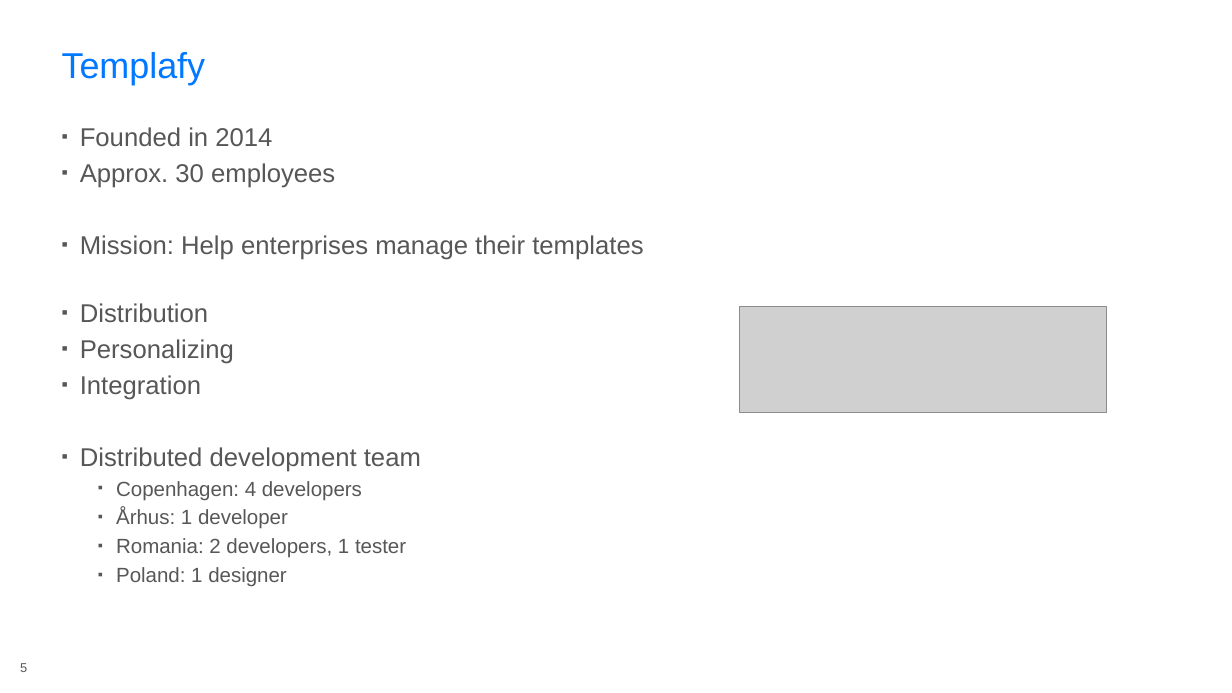
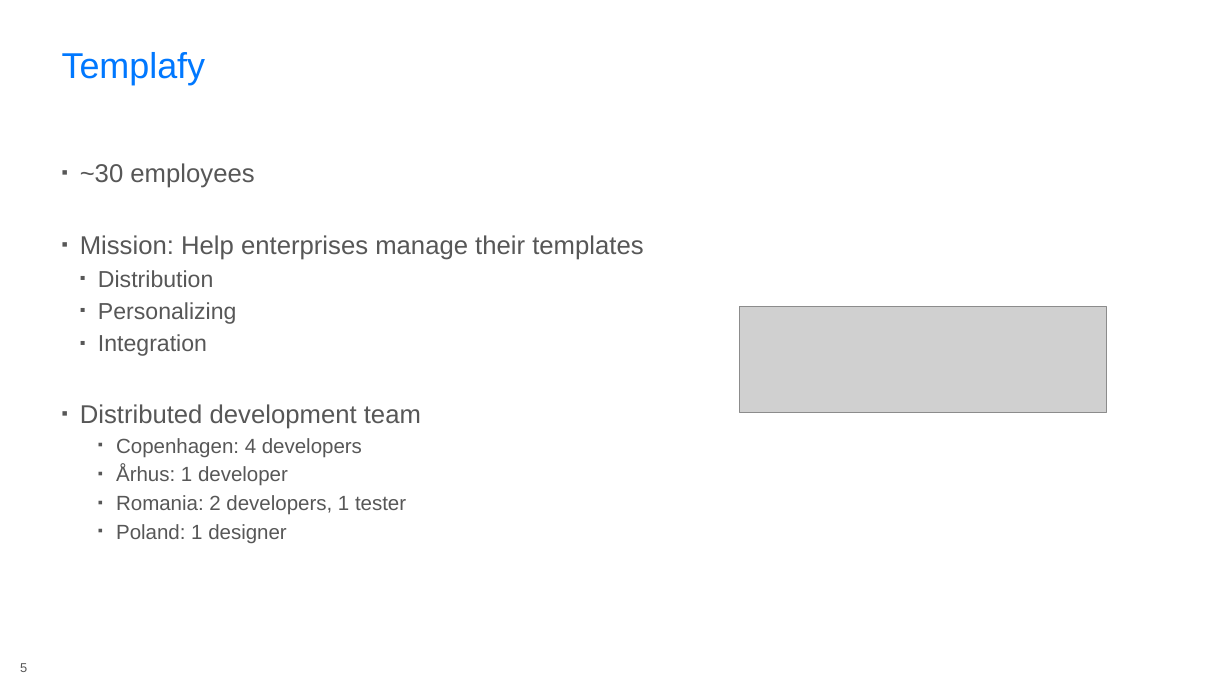
Before and after one commit to rasmuskl/react-webpack-typescript, a slide deck: slide 5 of 20170331-microsoft-60min/_notes/Presentation.pptx. Drawn at 1232x693 pixels with LibreOffice and Linux fonts; fonts in the diff are those of the drawing; grey boxes stand for pictures; background and template pictures are left out. Boxes give left, top, right and bottom in pixels: in the first picture for what was removed or moved away, otherwise in the second. Text is boxed around its words. In the diff, an @@ line names an element or a change of style, - is before the commit and + after.

```diff
--- a/20170331-microsoft-60min/_notes/Presentation.pptx
+++ b/20170331-microsoft-60min/_notes/Presentation.pptx
@@ text at <box>80,163,254,188</box>: text changed @@
-▪ Founded in 2014
-▪ Approx. 30 employees
+▪ ~30 employees
@@ text at <box>98,270,237,356</box>: size 20 to 18 pt in "Distribution", "Personalizing", "Integration"; list level 1 to 2 in "Distribution"; list level 1 to 2 in "Personalizing"; list level 1 to 2 in "Integration" @@
```
Also in this commit, not shown: 4 other slides changed, 1 slide added, 2 other files.
